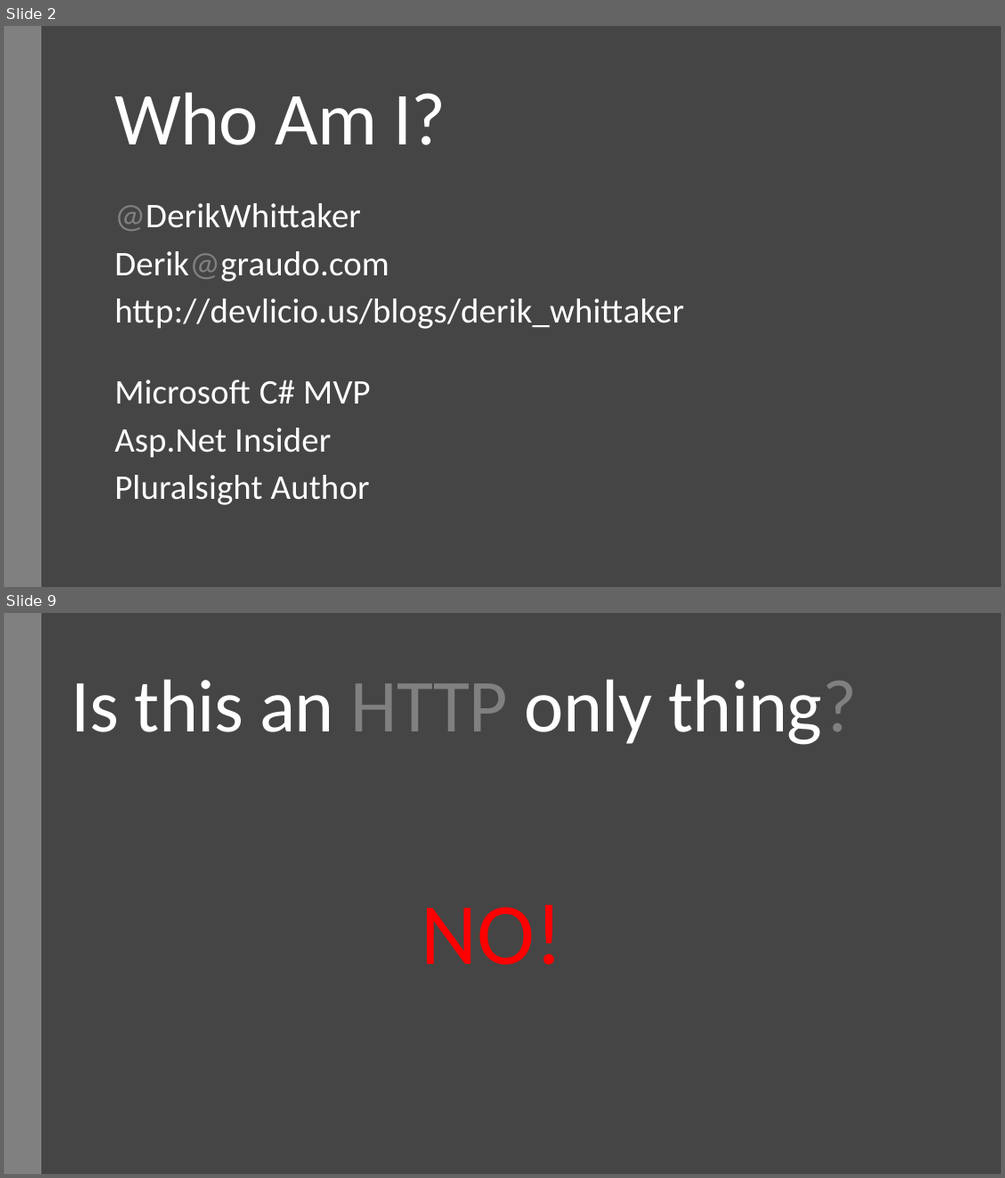
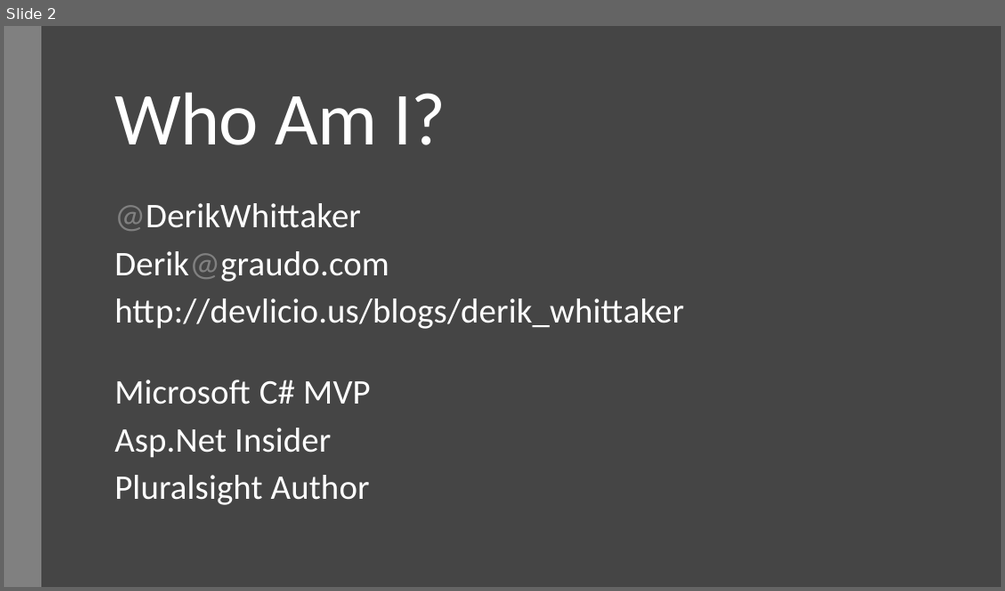
Before and after one commit to derikwhittaker/Demo.SignalR, a slide deck: RoanokeNug/DerikWhittaker_SignalR.pptx. Shown one above the other, each under a label of ours: slides 2 and 9 before the commit, slide 2 after it; the slides between them are not shown. The pictures are 1005x1178 and 1005x591 pixels, drawn with LibreOffice and Linux fonts; fonts in the diff are those of the drawing. Boxes give left, top, right and bottom in pixels: in the first picture for what was removed or moved away, otherwise in the second. Text is boxed around its words. In the diff, an @@ line names an element or a change of style, - is before the commit and + after.

```diff
--- a/RoanokeNug/DerikWhittaker_SignalR.pptx
+++ b/RoanokeNug/DerikWhittaker_SignalR.pptx
@@ slide 9 removed at (4, 613, 1001, 1174), background #454545; not listed: 1 template element that a slide beside it also shows @@
@@ title removed at (72, 679, 857, 745) @@
-Is this an HTTP only thing?
@@ text removed at (421, 905, 563, 965) @@
-NO!
```
Also in this commit, not shown: 7 slides changed, 20 slides added, 3 other slides removed, 6 other files.
